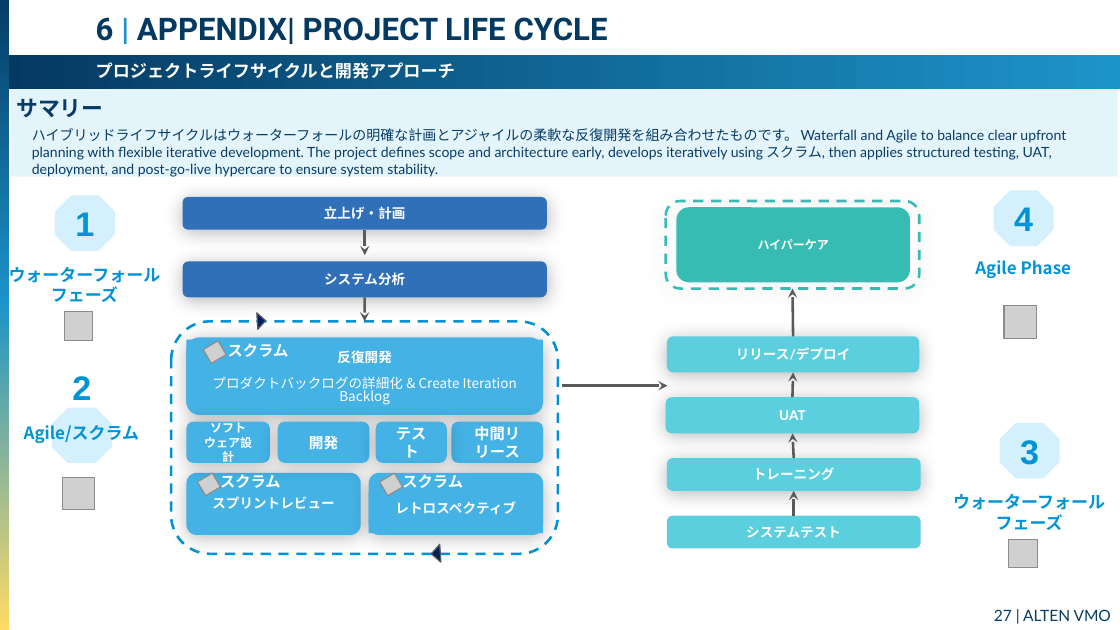
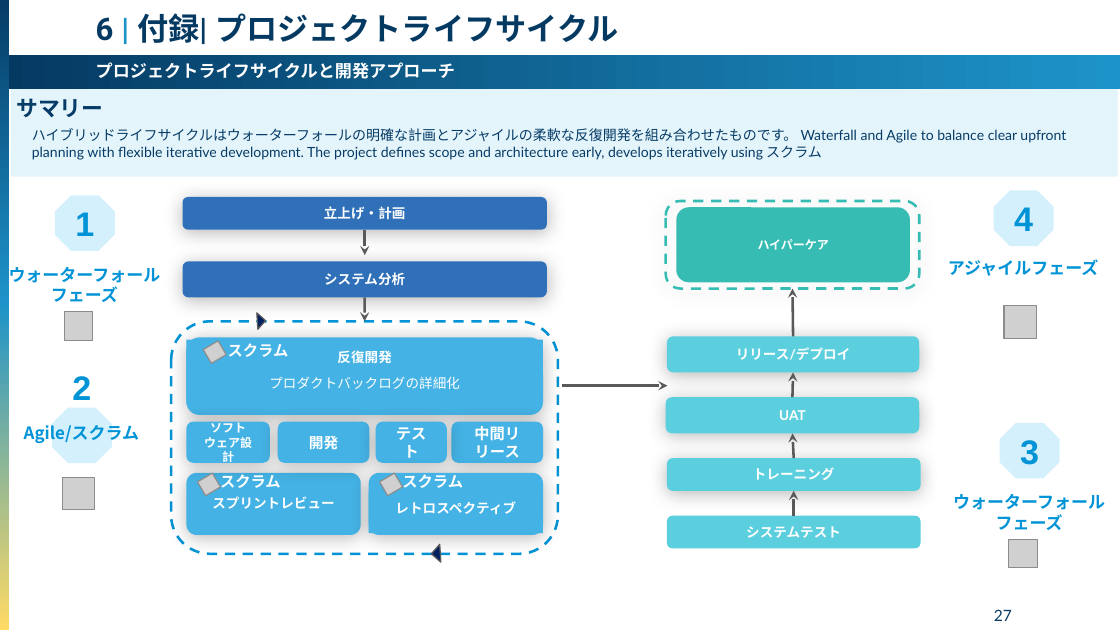
Before and after one commit to sslakd/Utility-app, a slide deck: slide 27 of Fujifilm_ODC_Proposal_JP.pptx. Drawn at 1120x630 pixels with LibreOffice and Linux fonts; fonts in the diff are those of the drawing; grey boxes stand for pictures. Boxes give left, top, right and bottom in pixels: in the first picture for what was removed or moved away, otherwise in the second. Text is boxed around its words. In the diff, an @@ line names an element or a change of style, - is before the commit and + after.

```diff
--- a/Fujifilm_ODC_Proposal_JP.pptx
+++ b/Fujifilm_ODC_Proposal_JP.pptx
@@ text at [96, 13, 619, 44]: text changed @@
-6 | APPENDIX| PROJECT LIFE CYCLE
+6 | 付録| プロジェクトライフサイクル
@@ text at [32, 128, 1066, 160]: text changed @@
-ハイブリッドライフサイクルはウォーターフォールの明確な計画とアジャイルの柔軟な反復開発を組み合わせたものです。 Waterfall and Agile to balance clear upfront planning with flexible iterative development. The project defines scope and architecture early, develops iteratively using スクラム, then applies structured testing, UAT, deployment, and post-go-live hypercare to ensure system stability.
+ハイブリッドライフサイクルはウォーターフォールの明確な計画とアジャイルの柔軟な反復開発を組み合わせたものです。 Waterfall and Agile to balance clear upfront planning with flexible iterative development. The project defines scope and architecture early, develops iteratively using スクラム
@@ text at [948, 259, 1099, 276]: text changed @@
-Agile Phase
+アジャイルフェーズ
@@ text in rectangle at [269, 376, 460, 389]: text changed @@
-プロダクトバックログの詳細化 & Create Iteration Backlog
+プロダクトバックログの詳細化
@@ page number at [994, 609, 1012, 621]: text changed @@
-27 | ALTEN VMO
+27
```
Also in this commit, not shown: 20 other slides changed, 1 slide added, 1 slide removed.
